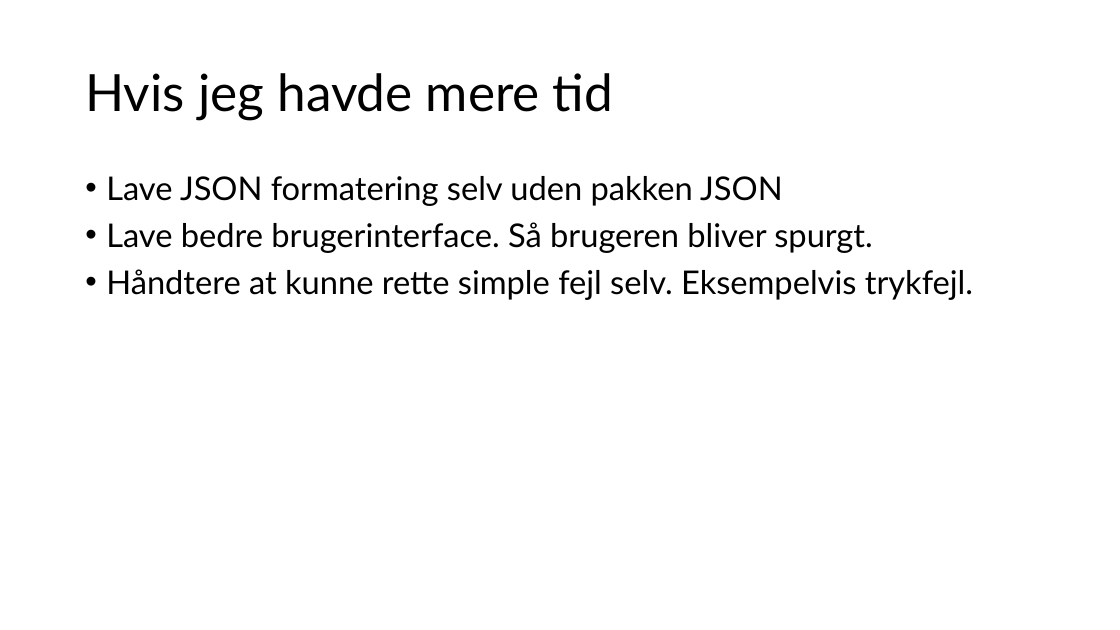
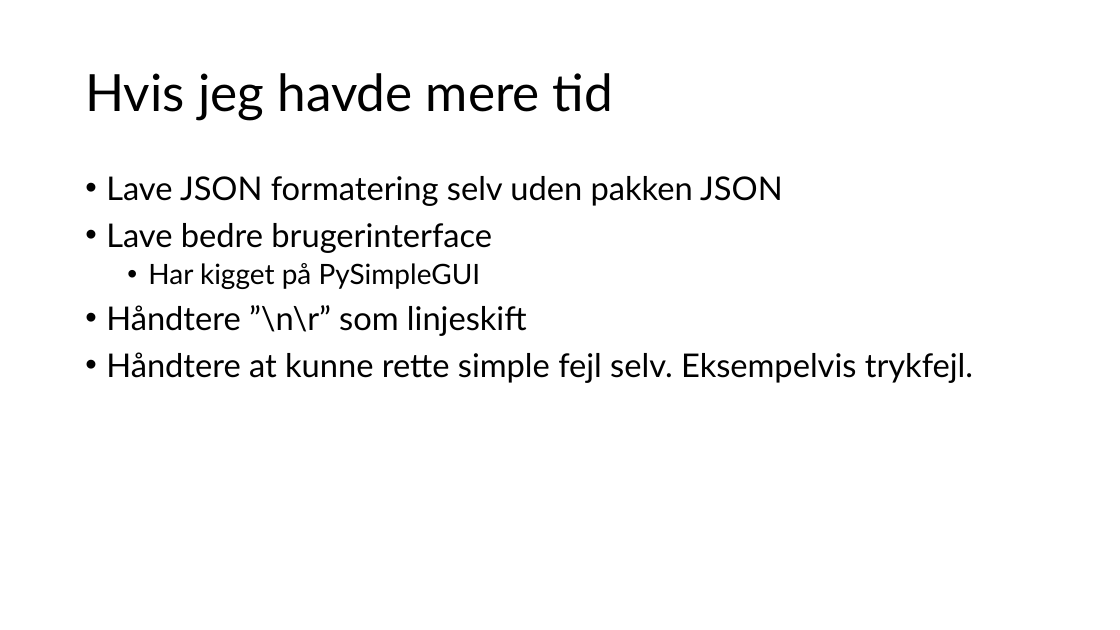
Before and after one commit to viktorbilde-debug/parser-opgaven, a slide deck: slide 8 of Parseropgave.pptx. Drawn at 1120x630 pixels with LibreOffice and Linux fonts; fonts in the diff are those of the drawing. Boxes give left, top, right and bottom in pixels: in the first picture for what was removed or moved away, otherwise in the second. Text is boxed around its words. In the diff, an @@ line names an element or a change of style, - is before the commit and + after.

```diff
--- a/Parseropgave.pptx
+++ b/Parseropgave.pptx
@@ text at (106,223,527,336): text changed @@
-• Lave bedre brugerinterface. Så brugeren bliver spurgt.
+• Lave bedre brugerinterface
+  • Har kigget på PySimpleGUI
+• Håndtere ”\n\r” som linjeskift
```
Also in this commit, not shown: 4 other slides changed, 4 other files.
